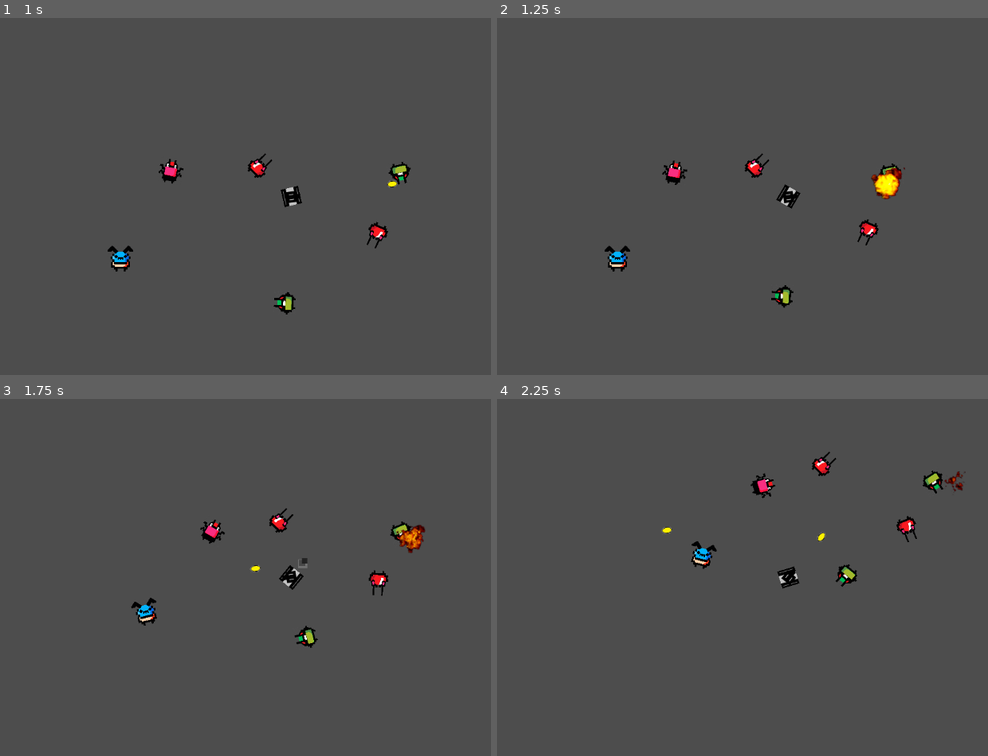
Above: before the commit, frames 1-4 (two rows, left to right).
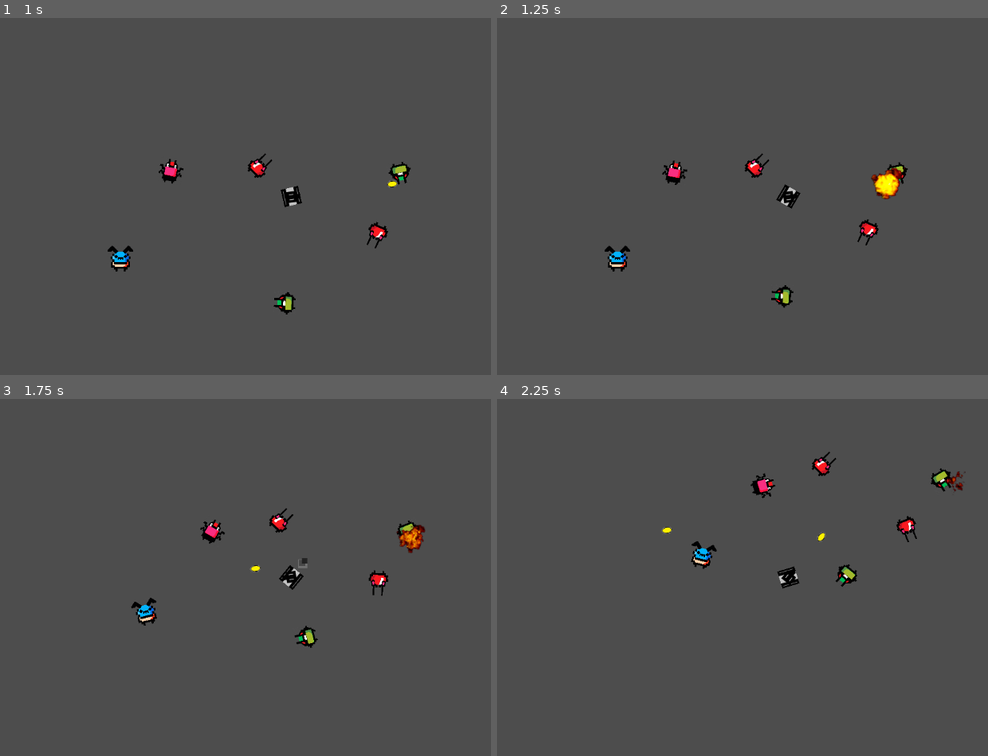
Above: after the commit, the same moments.

Repository: TheCrusty/Biotank-demake
Game: Godot game, scene res://levels/test_level.tscn
Same seed, same stepped clock (60 frames per second), same inputs: the game is played once before the commit and once after it.
Inputs (mouse positions are in pixels of both pictures, inside the frame that each line leads up to):
- Up to frame 1 (1 s): move the mouse to (432, 178) at 0.52 s; hold D (Rotate_Right) from 0.53 s (still down); tap Space (Shoot) at 0.6 s
- Up to frame 2 (1.25 s): keep holding D (Rotate_Right)
- Up to frame 3 (1.75 s): move the mouse to (162, 595) at 1.27 s; release D (Rotate_Right) at 1.28 s; hold S (Reverse) from 1.28 s (still down); tap Shift (Boost) at 1.35 s; tap Space (Shoot) at 1.55 s
- Up to frame 4 (2.25 s): move the mouse to (850, 498) at 2.02 s; release S (Reverse) at 2.03 s; hold D (Rotate_Right) from 2.03 s (still down); tap Space (Shoot) at 2.1 s

Frame 1 is identical in both runs. In frame 2, 0.1% of the frame differs, in the area x 78-84%, y 40-47%; in frame 3, 0.1%; in frame 4, 0.2%, in the area x 86-93%, y 19-27%.

Commit message:
added push for bullets

Diff:
--- a/levels/player.gd
+++ b/levels/player.gd
@@ -47,7 +47,7 @@
 		var projectile_instance = projectile.instantiate()
 		projectile_instance.shooter = self
 		owner.add_child(projectile_instance)
-		projectile_instance.transform = $TankTopPivot.global_transform
+		projectile_instance.onFired($TankTopPivot.global_transform)
 	else:
 		rotation_direction = Input.get_axis("Rotate_Left", "Rotate_Right")
 		if Input.is_action_pressed("Forward") or Input.is_action_pressed("Reverse"):
@@ -77,6 +77,4 @@
 func _on_bump_zone_body_entered(body):
 	if boosting && body.has_method("takeDamage"):
 		body.takeDamage(bump_damage)
-		print(body.name)
-		print(body.velocity)
 		body.externalForce += velocity/2
--- a/levels/projectile.gd
+++ b/levels/projectile.gd
@@ -1,7 +1,8 @@
-extends Area2D
+extends CharacterBody2D
 
 @export var speed = 480
 @export var damage = 1
+@export var pushFactor = 0.25
 
 var exploding = false
 
@@ -9,16 +10,20 @@
 
 func _process(delta):
 	if not exploding:
-		position += transform.x * speed * delta
+		move_and_slide()
 		if global_position.distance_to(shooter.global_position) >= 400:
 			queue_free()
 
 func _on_explosion_animation_finished():
 	queue_free()
 
+func onFired(initialTransform):
+	transform = initialTransform
+	velocity = Vector2.RIGHT.rotated(get_rotation()) * speed
 
-func _on_body_entered(body):
+func _on_area_2d_body_entered(body):
 	if body.has_method("takeDamage"):
+		body.externalForce = velocity * pushFactor
 		body.takeDamage(damage)
 		exploding = true
 		$Sprite2D.visible = false
--- a/levels/projectile.tscn
+++ b/levels/projectile.tscn
@@ -3,8 +3,6 @@
 [ext_resource type="Texture2D" uid="uid://cawywum0pw1md" path="res://resources/Lemon.png" id="1_exf54"]
 [ext_resource type="Script" path="res://levels/projectile.gd" id="1_i74gw"]
 [ext_resource type="Texture2D" uid="uid://c3xnx5iqmjtbx" path="res://resources/exp2_0.png" id="3_44lpk"]
-
-[sub_resource type="CircleShape2D" id="CircleShape2D_cs0t2"]
 
 [sub_resource type="AtlasTexture" id="AtlasTexture_b8yyb"]
 atlas = ExtResource("3_44lpk")
@@ -126,13 +124,12 @@
 "speed": 8.0
 }]
 
-[node name="Projectile" type="Area2D"]
+[sub_resource type="CircleShape2D" id="CircleShape2D_cs0t2"]
+
+[node name="Projectile" type="CharacterBody2D"]
 collision_layer = 2
 collision_mask = 2
 script = ExtResource("1_i74gw")
-
-[node name="CollisionShape2D" type="CollisionShape2D" parent="."]
-shape = SubResource("CircleShape2D_cs0t2")
 
 [node name="Sprite2D" type="Sprite2D" parent="."]
 texture = ExtResource("1_exf54")
@@ -142,5 +139,10 @@
 sprite_frames = SubResource("SpriteFrames_p4lll")
 animation = &"Explode"
 
-[connection signal="body_entered" from="." to="." method="_on_body_entered"]
+[node name="Area2D" type="Area2D" parent="."]
+
+[node name="CollisionShape2D" type="CollisionShape2D" parent="Area2D"]
+shape = SubResource("CircleShape2D_cs0t2")
+
 [connection signal="animation_finished" from="Explosion" to="." method="_on_explosion_animation_finished"]
+[connection signal="body_entered" from="Area2D" to="." method="_on_area_2d_body_entered"]
